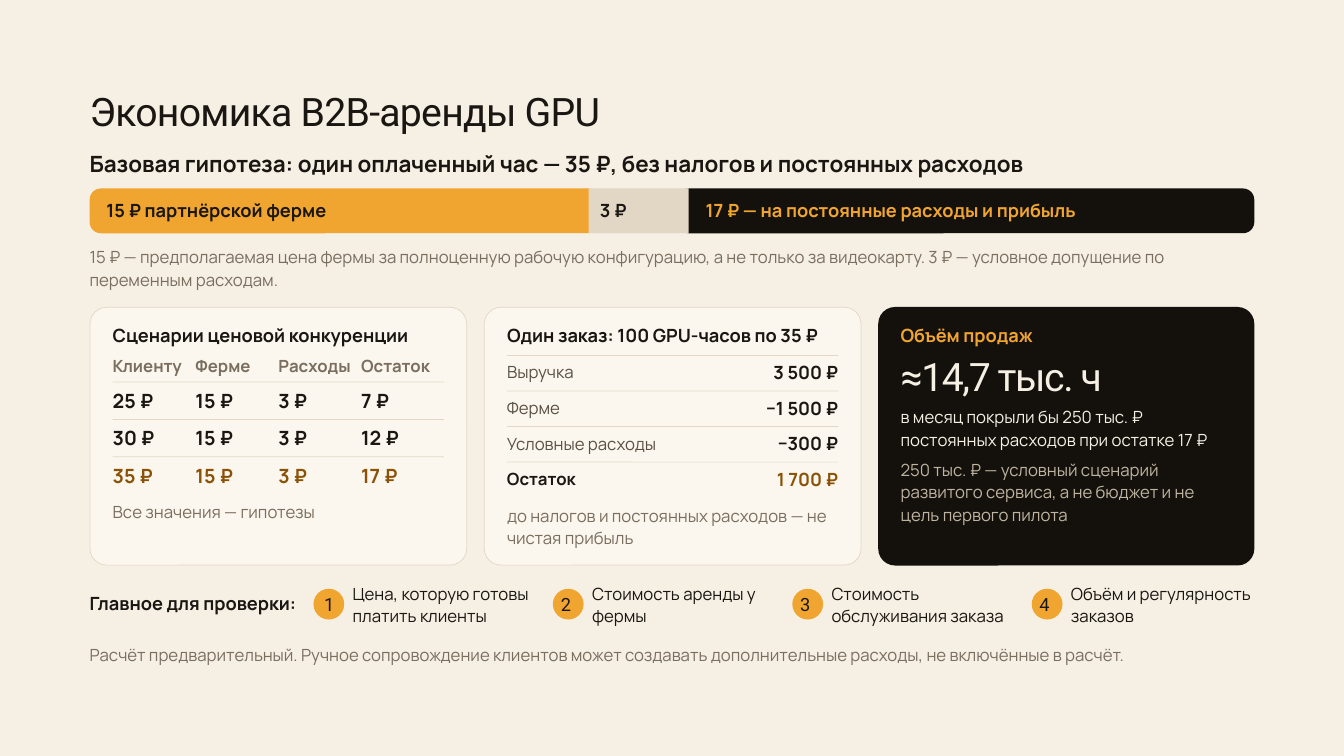
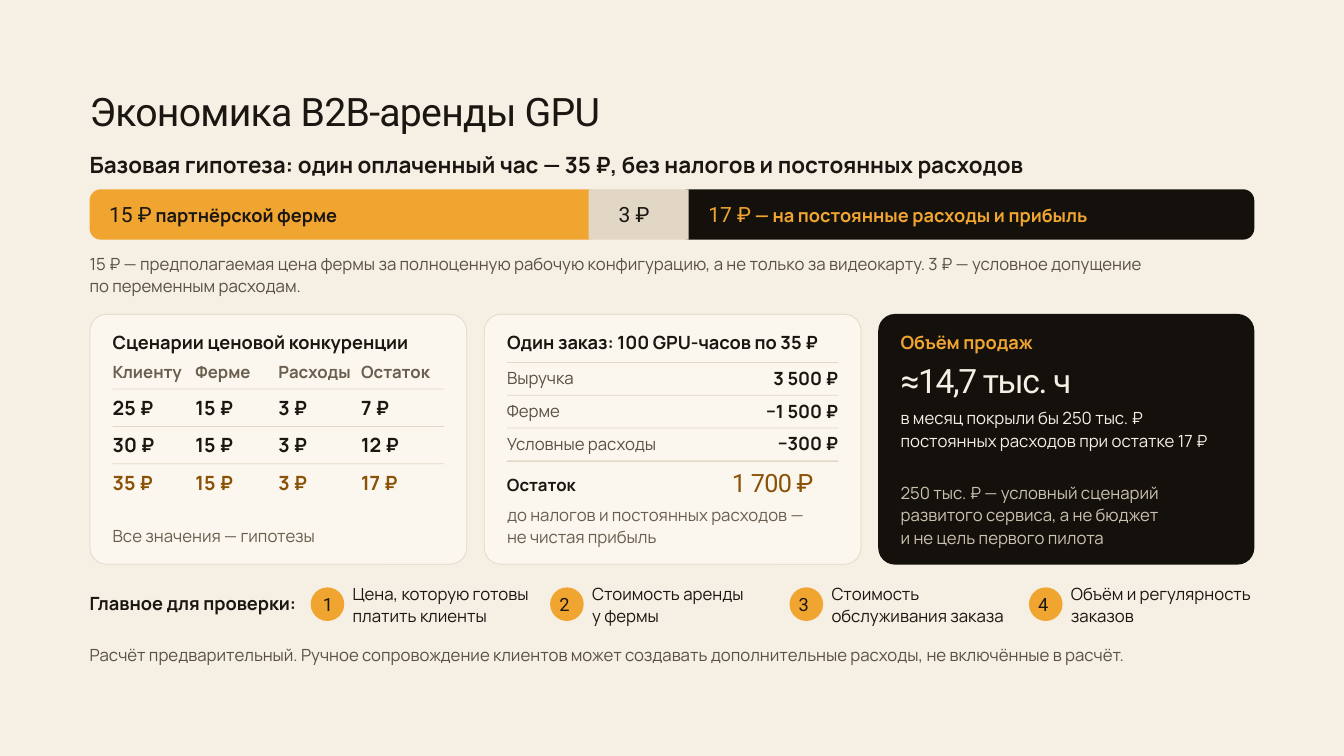
Before and after one commit to fonor11/Main, a slide deck: slide 8 of Улей — презентация для преакселератора ВШМ.pptx. Drawn at 1344x756 pixels with LibreOffice and Linux fonts; fonts in the diff are those of the drawing. Boxes give left, top, right and bottom in pixels: in the first picture for what was removed or moved away, otherwise in the second. Text is boxed around its words. In the diff, an @@ line names an element or a change of style, - is before the commit and + after.

```diff
--- a/Улей — презентация для преакселератора ВШМ.pptx
+++ b/Улей — презентация для преакселератора ВШМ.pptx
@@ proportions changed in 5 elements at <box>878,314,1254,565</box>, <box>90,315,467,565</box>, <box>484,315,861,565</box>, <box>678,190,1254,240</box>, <box>90,190,600,240</box> @@
@@ rounded rectangle: place and size @@
-rounded rectangle at <box>90,189,600,233</box>
+rounded rectangle at <box>90,190,600,240</box>
@@ text "15 ₽ партнёрской ферме" at <box>109,207,337,227</box>: size 13 to 15 pt, font Manrope to Roboto, bold off in "15 ₽" @@
@@ rectangle: place and size @@
-rectangle at <box>589,189,689,233</box>
+rectangle at <box>589,190,689,240</box>
@@ text "3 ₽": place and size @@
-text "3 ₽" at <box>600,204,611,218</box>
+text "3 ₽" at <box>619,207,631,222</box>
@@ text "3 ₽" at <box>619,207,631,222</box>: size 13 to 15 pt, font Manrope to Roboto, bold off @@
@@ rounded rectangle: place and size @@
-rounded rectangle at <box>678,189,1254,233</box>
+rounded rectangle at <box>678,190,1254,240</box>
@@ text "17 ₽ — на постоянные ..." at <box>708,207,1088,227</box>: size 13 to 15 pt, font Manrope to Roboto, bold off in "17 ₽" @@
@@ 5 texts: place and size @@
-5 texts at <box>90,251,1164,446</box>
+5 texts at <box>90,258,1141,453</box>
@@ text "15 ₽ — предполагаемая цена ..." at <box>90,258,1141,296</box>: text colour #7A6E5F to #5A5044; line spacing 16.8pt to 16.2pt @@
@@ rounded rectangle: place and size @@
-rounded rectangle at <box>90,308,467,566</box>
+rounded rectangle at <box>90,315,467,565</box>
@@ rounded rectangle: place and size @@
-rounded rectangle at <box>484,308,861,566</box>
+rounded rectangle at <box>484,315,861,565</box>
@@ rounded rectangle: place and size @@
-rounded rectangle at <box>878,308,1254,566</box>
+rounded rectangle at <box>878,314,1254,565</box>
@@ text "≈14,7 тыс. ч" at <box>901,369,1071,398</box>: size 28 to 24 pt @@
@@ 14 texts, 5 lines: place and size @@
-14 texts, 5 lines at <box>113,328,1032,486</box>
+14 texts, 5 lines at <box>113,335,1032,492</box>
@@ line (507, 461) - (839, 461): stroke #E2D7C5 0.5 pt to #E2D7C5 1 pt @@
@@ text "1 700 ₽": place and size @@
-text "1 700 ₽" at <box>777,472,822,487</box>
+text "1 700 ₽" at <box>732,474,792,493</box>
@@ text "1 700 ₽" at <box>732,474,792,493</box>: size 13 to 18 pt, font Manrope to Roboto, letter spacing 0 to -0.5 pt, bold off @@
@@ text "250 тыс. ₽ — условный ...": place and size @@
-text "250 тыс. ₽ — условный ..." at <box>901,463,1195,525</box>
+text "250 тыс. ₽ — условный ..." at <box>901,486,1159,548</box>
@@ text "250 тыс. ₽ — условный ..." at <box>901,486,1159,548</box>: text colour #BFB4A1 to #CBC1AF @@
@@ text colour #7A6E5F to #6A5E4F in 6 elements at <box>507,511,787,547</box>, <box>113,366,182,382</box>, <box>195,366,250,382</box>, <box>278,366,350,380</box>, <box>361,365,430,378</box>, <box>113,530,315,542</box> @@
@@ text "Все значения — гипотезы": place and size @@
-text "Все значения — гипотезы" at <box>113,506,315,518</box>
+text "Все значения — гипотезы" at <box>113,530,315,542</box>
@@ text "Стоимость аренды у фермы" rewrapped from <box>592,587,756,626</box> to <box>592,587,743,626</box> @@
@@ text "Расчёт предварительный. Ручное сопровождение клиентов ..." at <box>90,648,1124,665</box>: text colour #7A6E5F to #5A5044 @@
```
Also in this commit, not shown: 8 other slides changed, 1 other file.
